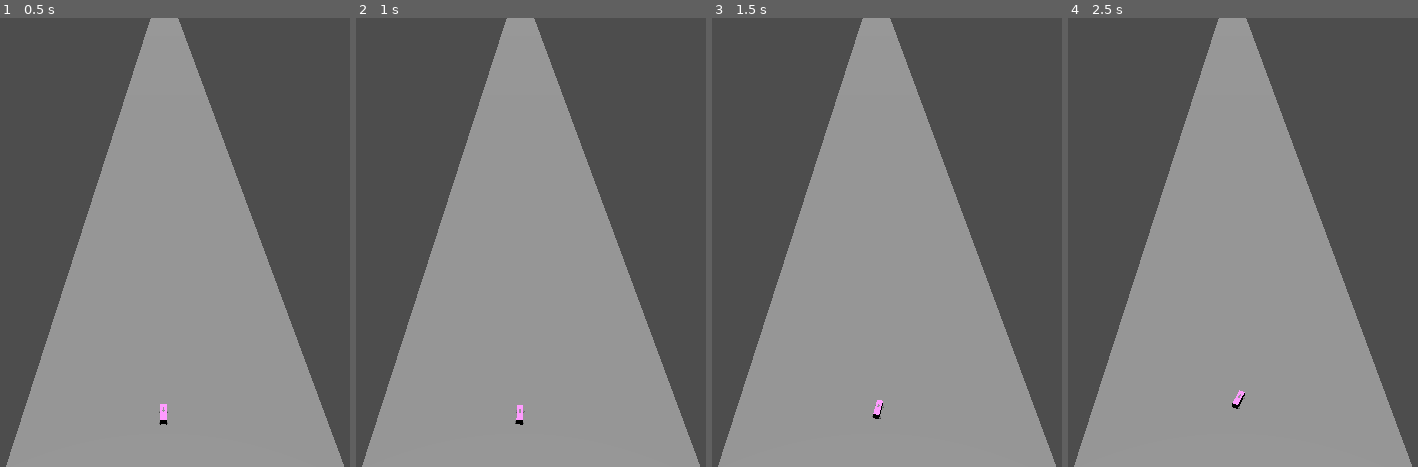
Above: before the commit, frames 1-4 (left to right).
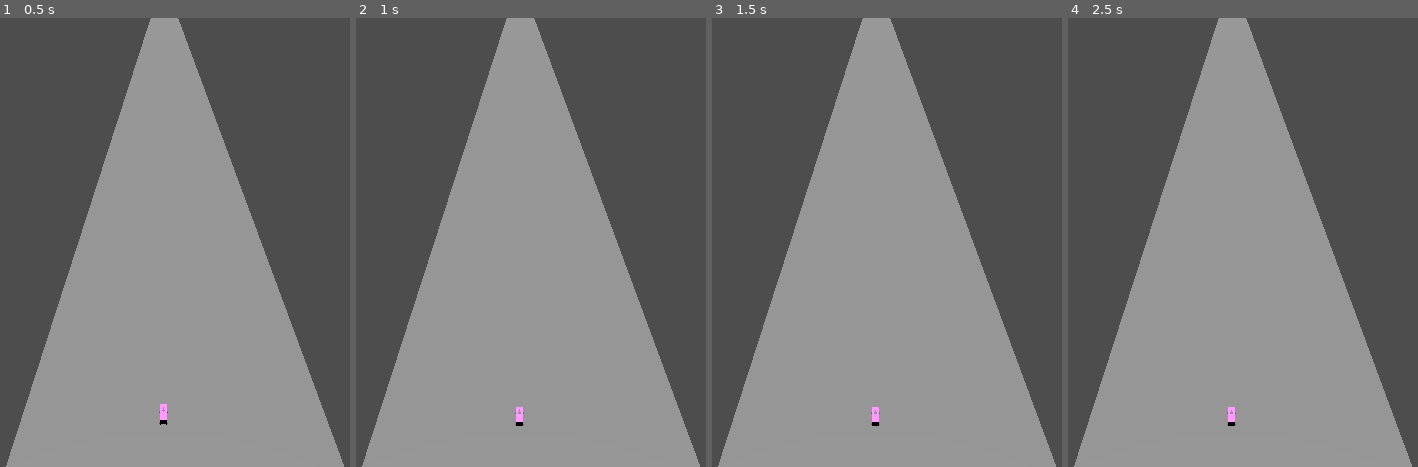
Above: after the commit, the same moments.

Repository: pGabrielVP/carro-godot
Game: Godot game, scene res://mapa.tscn
Same seed, same stepped clock (60 frames per second), same inputs: the game is played once before the commit and once after it. The project has no main scene, so this scene is started directly.
Inputs:
- Up to frame 1 (0.5 s): no input
- Up to frame 2 (1 s): tap Enter at 0.5 s; hold Right (virar_direita) from 0.53 s (still down); hold Q (acelerador_leve) from 0.53 s (still down)
- Up to frame 3 (1.5 s): tap Space at 1.25 s; release Right (virar_direita) at 1.28 s; release Q (acelerador_leve) at 1.28 s; hold Down (marcha_baixo) from 1.28 s (still down); tap W (acelerador_medio) at 1.35 s
- Up to frame 4 (2.5 s): tap Enter at 2 s; release Down (marcha_baixo) at 2.03 s; hold Right (virar_direita) from 2.03 s (still down); hold E (acelerador_pesado) from 2.03 s (still down)

Frame 1 is identical in both runs. In frame 2, less than 0.1% of the frame differs, in the area x 45-49%, y 86-91%; in frame 3, 0.1%; in frame 4, 0.2%, in the area x 45-51%, y 82-91%.

Commit message:
ré, função calcular_rpm()
adicionada marcha ré, criada nova função para calcular o rpm do motor, nova formula para calcular a aceleração do carro

Diff:
--- a/exemplo/vehicle_body_3d.gd
+++ b/exemplo/vehicle_body_3d.gd
@@ -3,20 +3,38 @@
 var torque: int = 500
 var drive: float = 4.20
 var gears: Array[float] = [3.30, 2.20, 1.80, 1.50, 1.30]
+var reverse_gear: float = -3.0
 var current_gear = 0
 const wheel_radius: float = 0.255
 
-const STEER_SPEED:float  = 1.5
-const STEER_LIMIT:float = 0.4
+var MAX_ENGINE_FORCE: float = 700.0
+var MAX_ENGINE_RPM: float = 8000.0
+@export var power_curve: Curve = null
+
+const STEER_SPEED:float  = 1.0
+const STEER_LIMIT:float = 0.2
 var steer_target:float = 0
 
 var acelerador: float = 0
 
+func calculate_rpm() -> float:
+	if current_gear == 0:
+		return 0.0
+
+	var wheel_circunference: float = 2.0 * PI * wheel_radius
+	var wheel_rotation_speed: float = 60 * linear_velocity.length() / wheel_circunference
+	var drive_shaft_rotation_speed: float =wheel_rotation_speed * drive
+	if current_gear == -1:
+		return drive_shaft_rotation_speed * -reverse_gear
+	elif current_gear <= gears.size():
+		return drive_shaft_rotation_speed * gears[current_gear-1]
+	return 0
+
 func _physics_process(delta: float) -> void:
 	acelerador = 0
-	if Input.is_action_just_pressed("marcha_cima") && current_gear < (gears.size()-1):
+	if Input.is_action_just_pressed("marcha_cima") && current_gear < (gears.size()):
 		current_gear+=1
-	if Input.is_action_just_pressed("marcha_baixo") && current_gear > 0:
+	if Input.is_action_just_pressed("marcha_baixo") && current_gear > -1:
 		current_gear-=1
 
 	steer_target = Input.get_action_strength("virar_esquerda") - Input.get_action_strength("virar_direita")
@@ -29,9 +47,16 @@
 	if Input.is_action_pressed("acelerador_pesado"):
 		acelerador += 0.4
 
+	var rpm = calculate_rpm()
+	var rpm_factor = clamp(rpm/MAX_ENGINE_RPM, 0.0, 1.0)
+	var power_factor = power_curve.sample_baked(rpm_factor)
+
 	if acelerador > 0:
 		acelerador += 0.3 # 0.4, 0.5, 0.7 ;; sem essa linha é impossivel chegar a 1.0
-		engine_force = (torque * acelerador * (gears[current_gear] * drive))
+		if current_gear == -1:
+			engine_force = acelerador * power_factor * reverse_gear * drive * MAX_ENGINE_FORCE
+		elif current_gear > 0 and current_gear <= gears.size():
+			engine_force = acelerador * power_factor * gears[current_gear-1] * drive * MAX_ENGINE_FORCE
 	else:
 		engine_force = 0
 
--- a/exemplo/vehicle_body_3d.tscn
+++ b/exemplo/vehicle_body_3d.tscn
@@ -31,7 +31,7 @@
 height = 0.5
 
 [node name="VehicleBody3D" type="VehicleBody3D"]
-mass = 1500.0
+mass = 500.0
 center_of_mass_mode = 1
 script = ExtResource("1_x31a8")
 
@@ -65,7 +65,6 @@
 
 [node name="esquerda_frente" type="VehicleWheel3D" parent="."]
 transform = Transform3D(1, 0, 0, 0, 1, 0, 0, 0, 1, 0.484, 0.13496, 1.08506)
-use_as_traction = true
 use_as_steering = true
 wheel_radius = 0.255
 
@@ -74,7 +73,6 @@
 
 [node name="direita_frente" type="VehicleWheel3D" parent="."]
 transform = Transform3D(1, 0, 0, 0, 1, 0, 0, 0, 1, -0.507, 0.13496, 1.13506)
-use_as_traction = true
 use_as_steering = true
 wheel_radius = 0.255
 
--- a/mapa.tscn
+++ b/mapa.tscn
@@ -10,6 +10,10 @@
 
 [sub_resource type="BoxMesh" id="BoxMesh_noarx"]
 size = Vector3(50, 1, 1000)
+
+[sub_resource type="Curve" id="Curve_2jh14"]
+_data = [Vector2(0, 0.0880597), 0.0, 0.0, 0, 0, Vector2(0.133574, 0.0977612), 0.358308, 0.358308, 0, 0, Vector2(0.927798, 1), 0.0, 0.0, 0, 0, Vector2(1, 0), 0.0, 0.0, 0, 0]
+point_count = 4
 
 [node name="Node3D" type="Node3D"]
 
@@ -29,6 +33,7 @@
 
 [node name="VehicleBody3D" parent="." instance=ExtResource("1_2jh14")]
 transform = Transform3D(1, 0, 0, 0, 1, 0, 0, 0, 1, 0, 1.9918, 0)
+power_curve = SubResource("Curve_2jh14")
 
 [node name="Camera3D" type="Camera3D" parent="."]
 transform = Transform3D(-1, 1.42109e-14, 8.74227e-08, 4.37114e-08, 0.866025, 0.5, -7.57103e-08, 0.5, -0.866025, 0, 62.9544, -50.4287)
Not shown: 1 places in mapa.tscn that only renumber resources
